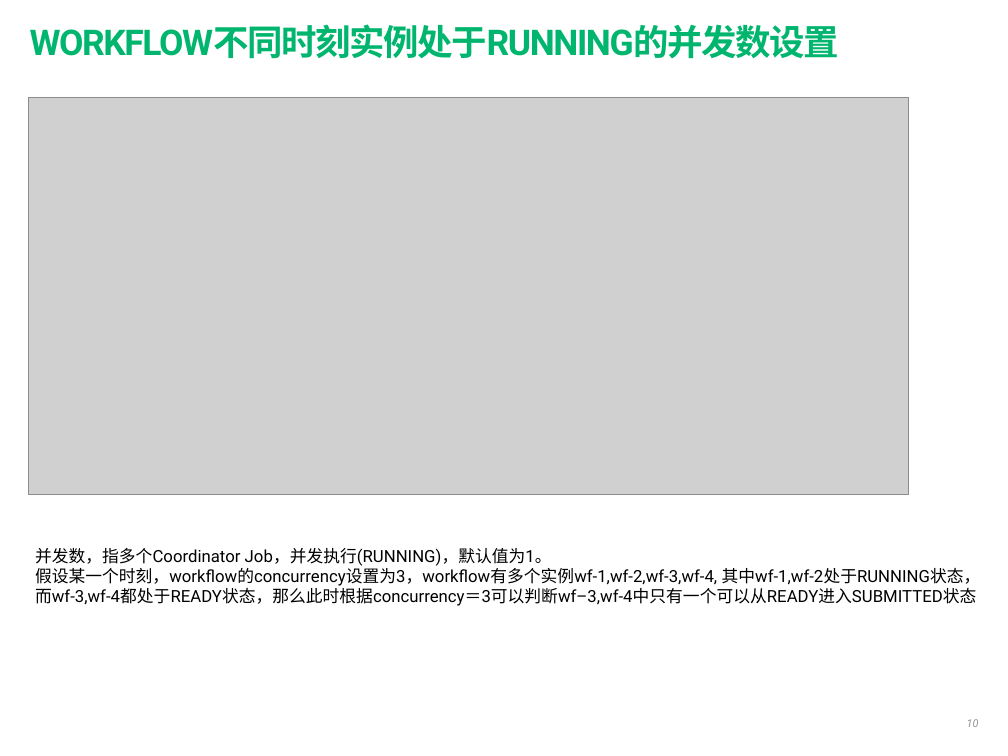
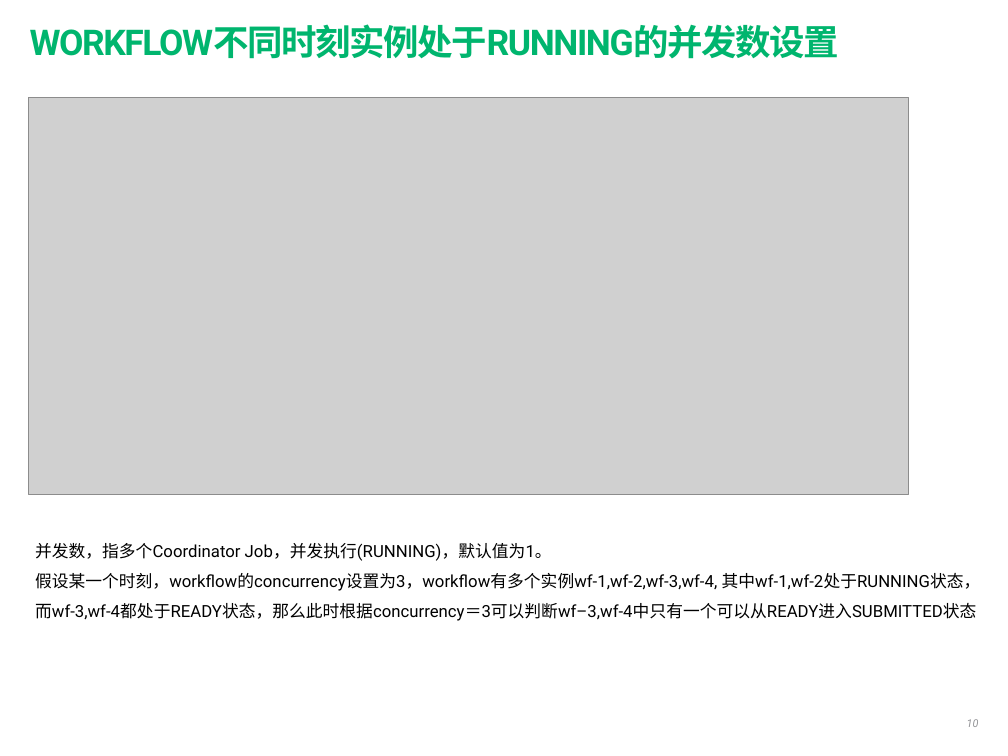
Before and after one commit to shuhuai007/wordcount, a slide deck: slide 10 of oozie-doc/investigate/oozie-feature-summary.pptx. Drawn at 1008x756 pixels with LibreOffice and Linux fonts; fonts in the diff are those of the drawing; grey boxes stand for pictures. Boxes give left, top, right and bottom in pixels: in the first picture for what was removed or moved away, otherwise in the second. Text is boxed around its words. In the diff, an @@ line names an element or a change of style, - is before the commit and + after.

```diff
--- a/oozie-doc/investigate/oozie-feature-summary.pptx
+++ b/oozie-doc/investigate/oozie-feature-summary.pptx
@@ text "并发数，指多个Coordinator Job，并发执行(RUNNING)，默认值为1。" at <box>35,543,981,621</box>: line spacing 1 to 1.5 @@
```
Also in this commit, not shown: 4 other slides changed, 1 slide added.
